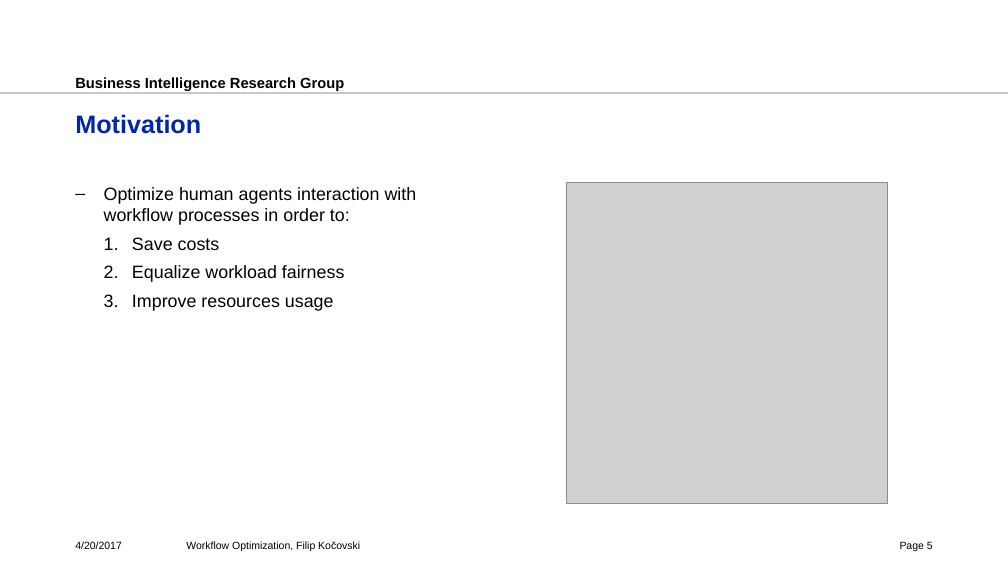
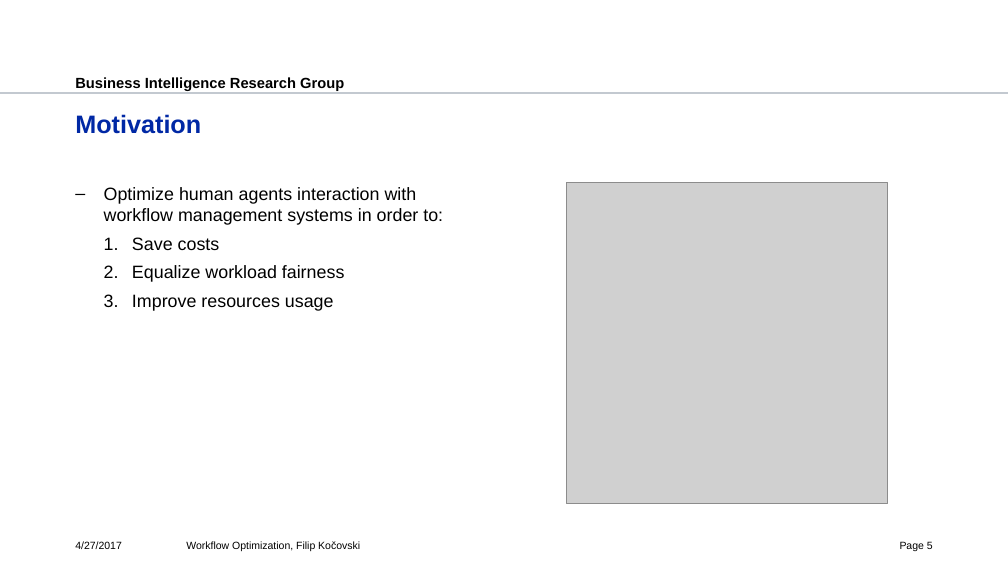
Before and after one commit to fkocovski/mt_presentation, a slide deck: slide 5 of Workflow Optimization.pptx. Drawn at 1008x567 pixels with LibreOffice and Linux fonts; fonts in the diff are those of the drawing; grey boxes stand for pictures; background and template pictures are left out. Boxes give left, top, right and bottom in pixels: in the first picture for what was removed or moved away, otherwise in the second. Text is boxed around its words. In the diff, an @@ line names an element or a change of style, - is before the commit and + after.

```diff
--- a/Workflow Optimization.pptx
+++ b/Workflow Optimization.pptx
@@ text at [104, 187, 443, 225]: text changed @@
-– Optimize human agents interaction with workflow processes in order to:
+– Optimize human agents interaction with workflow management systems in order to:
@@ text at [75, 541, 122, 549]: text changed @@
-4/20/2017
+4/27/2017
```
Also in this commit, not shown: 33 other slides changed, 1 slide added.
